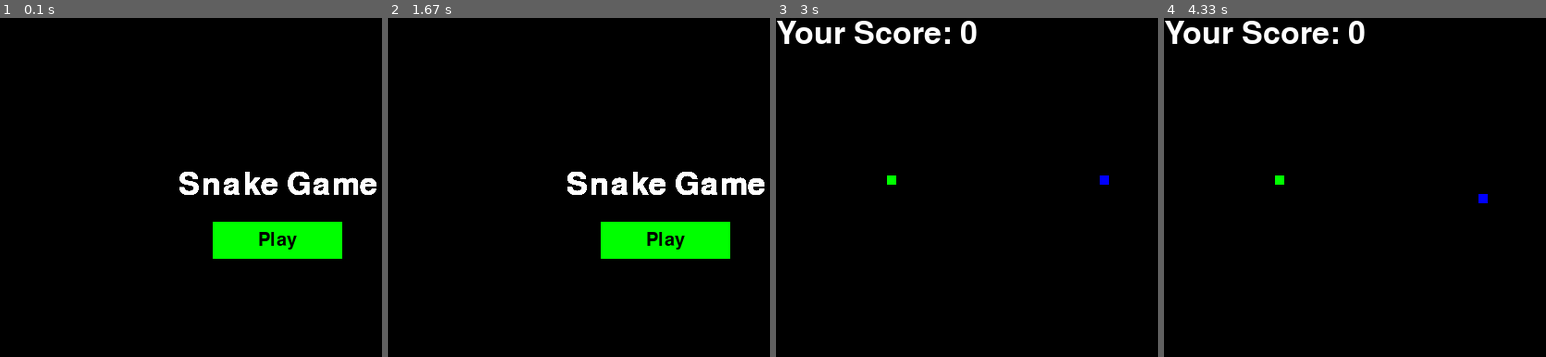
Above: before the commit, frames 1-4 (left to right).
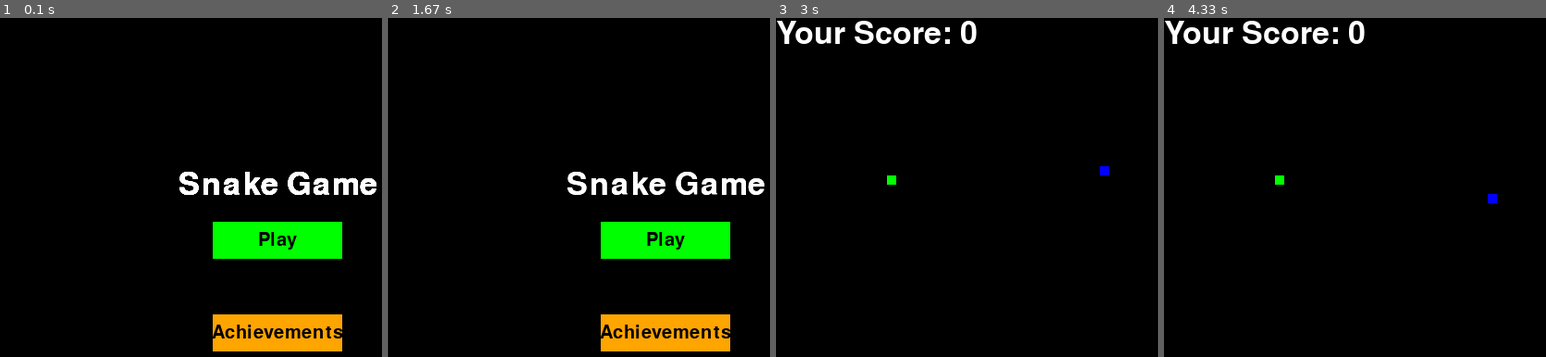
Above: after the commit, the same moments.

Repository: 18H04/BasicGame-python
Game: pygame game, started from pyGame/main.py
Two runs of this game, one before a commit and one after it. Both use one fixed random seed, a clock stepped at 60 frames per second and the inputs below.
Inputs (mouse positions are in pixels of both pictures, inside the frame that each line leads up to):
- Up to frame 1 (0.1 s): no input
- Up to frame 2 (1.67 s): click (666, 333) at 0.38 s, where only the run after the commit has a clickable "Achievements"; click (643, 221) at 0.72 s; click (720, 285) at 1.55 s
- Up to frame 3 (3 s): click "Play" at 1.88 s; hold Right 2.17-2.63 s; move the mouse to (909, 65) at 2.2 s; hold Up 2.67-2.97 s
- Up to frame 4 (4.33 s): hold Right 3-3.47 s; hold Left 3.5-4.03 s; hold Down from 4.07 s (still down)

The runs differ from the first frame. In frame 1, 3.3% of the frame differs, in the area x 55-90%, y 87-99%; in frame 2, 3.7%, in the area x 46-99%, y 45-99%; in frame 3, 0.1%; in frame 4, 0.1%.

Commit message:
update-achievement

Diff:
--- a/pyGame/game.py
+++ b/pyGame/game.py
@@ -9,6 +9,36 @@
 GREEN = (0, 255, 0)
 RED = (255, 0, 0)
 YELLOW = (255, 255, 0)
+high_score = 0
+
+# Show achievement
+def show_achievements_screen(dis, dis_width, dis_height):
+    achievements_screen = True
+
+    while achievements_screen:
+        dis.fill(BLACK)
+        font = pygame.font.SysFont(None, 30)
+        text = font.render("High Score: " + str(high_score), True, (255, 255, 255))
+        dis.blit(text, (dis_width / 2 - 100, dis_height / 2 - 50))
+
+        pygame.draw.rect(dis, (255, 255, 255), [dis_width / 2 - 70, dis_height / 2 + 50, 140, 40])
+        button_font = pygame.font.SysFont(None, 30)
+        button_text = button_font.render("Close", True, (0, 0, 0))
+        button_rect = button_text.get_rect(center=(dis_width / 2, dis_height / 2 + 70))
+        dis.blit(button_text, button_rect)
+
+        pygame.display.update()
+
+        for event in pygame.event.get():
+            if event.type == pygame.QUIT:
+                pygame.quit()
+                quit()
+            if event.type == pygame.MOUSEBUTTONDOWN:
+                mouseX, mouseY = pygame.mouse.get_pos()
+                close_button_rect = pygame.Rect(dis_width / 2 - 70, dis_height / 2 + 50, 140, 40)
+                if close_button_rect.collidepoint(mouseX, mouseY):
+                    dis.fill(BLACK)
+                    achievements_screen = False
 
 # Show message
 def message(dis, msg, color, dis_width, dis_height):
@@ -19,7 +49,7 @@
     dis.blit(mesg, text_rect)
     pygame.display.update()
 
-# Display Play button
+# Play button
 def display_play_button(dis_width, dis_height, dis):
     pygame.draw.rect(dis, GREEN, [dis_width / 2 - 70, dis_height / 2 + 20, 140, 40])
     button_font = pygame.font.SysFont(None, 30)
@@ -29,6 +59,17 @@
 
     pygame.display.update()
 
+# Achievement button
+def display_achievements_button(dis_width, dis_height, dis):
+    pygame.draw.rect(dis, (255, 165, 0), [dis_width / 2 - 70, dis_height / 2 + 120, 140, 40])
+    button_font = pygame.font.SysFont(None, 30)
+    button_text = button_font.render("Achievements", True, (0, 0, 0))
+    button_rect = button_text.get_rect(center=(dis_width / 2, dis_height / 2 + 140))
+    dis.blit(button_text, button_rect)
+
+    pygame.display.update()
+
+# Continue button
 def display_continues_button(dis_width, dis_height, dis):
     pygame.draw.rect(dis, GREEN, [dis_width / 2 - 70, dis_height / 2 + 20, 140, 40])
     button_font = pygame.font.SysFont(None, 30)
@@ -38,7 +79,7 @@
 
     pygame.display.update()
 
-# Display Quit button
+# Quit button
 def display_quit_button(dis_width, dis_height, dis):
     pygame.draw.rect(dis, RED, [dis_width / 2 - 70, dis_height / 2 + 70, 140, 40])
     button_font = pygame.font.SysFont(None, 30)
@@ -46,7 +87,7 @@
     button_rect = button_text.get_rect(center=(dis_width / 2, dis_height / 2 + 90))
     dis.blit(button_text, button_rect)
 
-# Display Replay button
+# Replay button
 def display_replay_button(dis_width, dis_height, dis):
     pygame.draw.rect(dis, YELLOW, [dis_width / 2 - 70, dis_height / 2 + 20, 140, 40])
     button_font = pygame.font.SysFont(None, 30)
@@ -58,10 +99,12 @@
 # Logic game
 def gameLoop(dis_width, dis_height, dis, pygame, clock, snake_block, initial_snake_speed):
     play_button_clicked = False
+    achievements_button_clicked = False
     quit_button_clicked = False
     replay_button_clicked = False
     paused = False
     snake_speed = initial_snake_speed
+    return_to_main = False
 
     while not play_button_clicked:
         for event in pygame.event.get():
@@ -72,12 +115,16 @@
             if event.type == pygame.MOUSEBUTTONDOWN:
                 mouseX, mouseY = pygame.mouse.get_pos()
                 play_button_rect = pygame.Rect(dis_width / 2 - 70, dis_height / 2 + 20, 140, 40)
+                achievements_button_rect = pygame.Rect(dis_width / 2 - 70, dis_height / 2 + 120, 140, 40)
 
                 if play_button_rect.collidepoint(mouseX, mouseY):
                     play_button_clicked = True
+                elif achievements_button_rect.collidepoint(mouseX, mouseY):
+                    show_achievements_screen(dis, dis_width, dis_height)
 
         message(dis, "Snake Game", WHITE, dis_width, dis_height)
         display_play_button(dis_width, dis_height, dis)
+        display_achievements_button(dis_width, dis_height, dis)
         pygame.display.update()
 
     game_over = False
@@ -97,11 +144,16 @@
 
     while not game_over and not replay_button_clicked or not quit_button_clicked:
         while game_close == True:
+            if return_to_main:
+                break
             Your_score(dis, length_of_snake - 1)
             message(dis, "Game Over", (213, 50, 80), dis_width, dis_height)
             display_replay_button(dis_width, dis_height, dis)
             display_quit_button(dis_width, dis_height, dis)
             pygame.display.update()
+
+            if length_of_snake - 1 > high_score:
+                high_score = length_of_snake - 1
 
             for event in pygame.event.get():
                 if event.type == pygame.MOUSEBUTTONDOWN:
@@ -124,6 +176,7 @@
                     if quit_button_rect.collidepoint(mouseX, mouseY):
                         quit_button_clicked = True
                         game_over = True
+                        return_to_main = True
                         game_close = False
 
         for event in pygame.event.get():
@@ -161,7 +214,8 @@
                         paused = False
                     elif quit_button_rect.collidepoint(mouseX, mouseY):
                         quit_button_clicked = True
-                        game_over = True
+                        return_to_main = True
+                        game_close = False
                         paused = False
 
         if x1 >= dis_width or x1 < 0 or y1 >= dis_height or y1 < 0:
